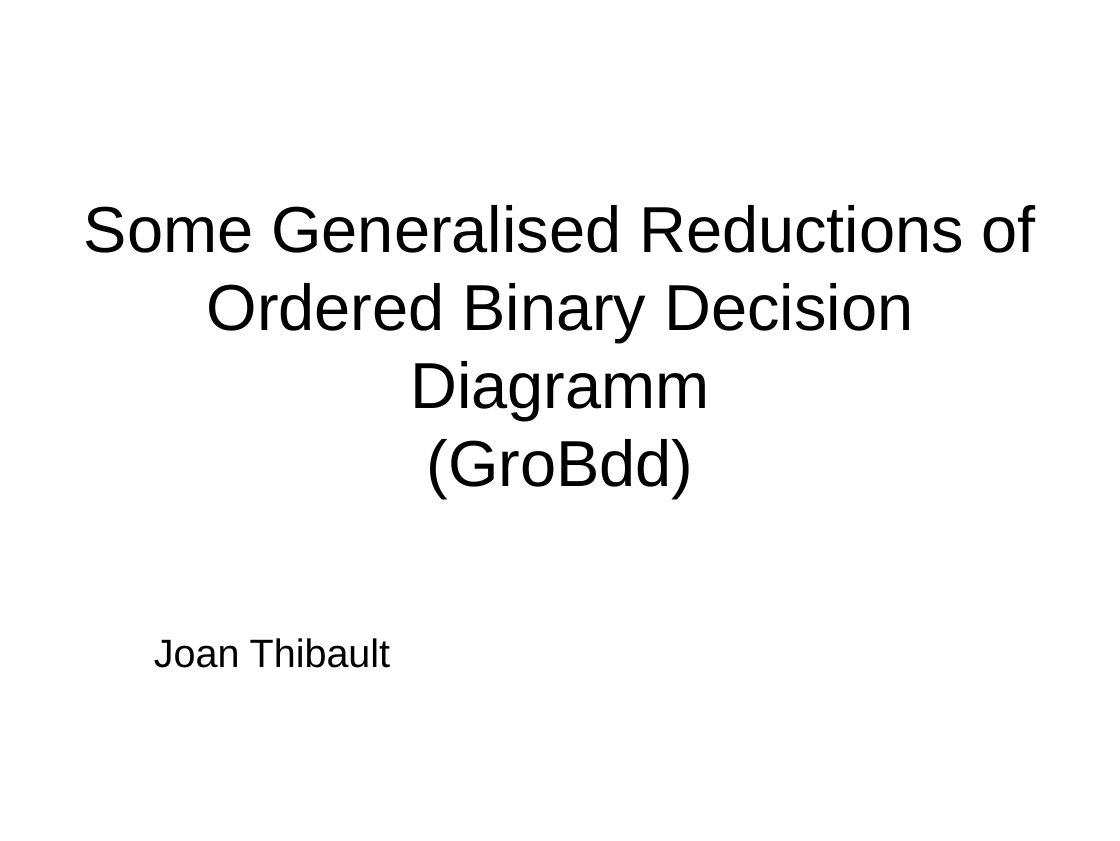
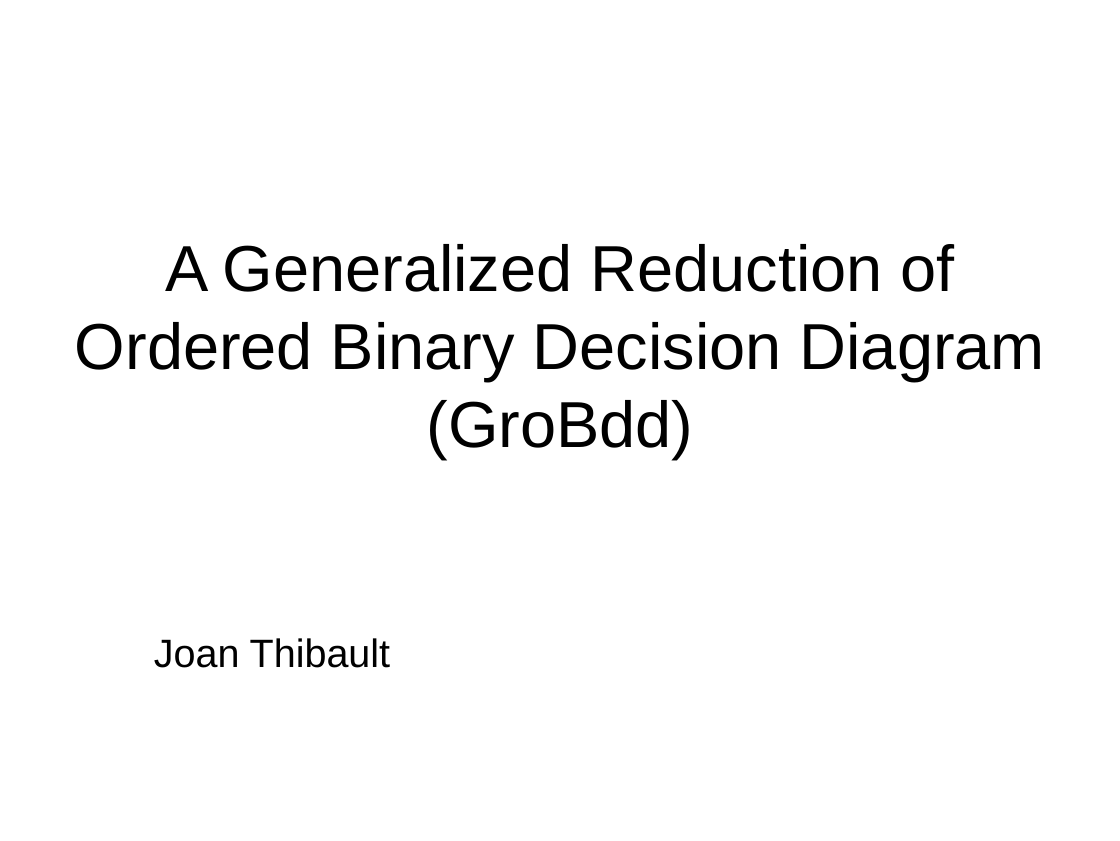
Before and after one commit to FenouilletLucas/DAGaml, a slide deck: slide 1 of doc/2017-04-06-odp/GroBdd's evolution.en.odp. Drawn at 1120x841 pixels with LibreOffice and Linux fonts; fonts in the diff are those of the drawing. Boxes give left, top, right and bottom in pixels: in the first picture for what was removed or moved away, otherwise in the second. Text is boxed around its words. In the diff, an @@ line names an element or a change of style, - is before the commit and + after.

```diff
--- a/doc/2017-04-06-odp/GroBdd's evolution.en.odp
+++ b/doc/2017-04-06-odp/GroBdd's evolution.en.odp
@@ title at [75, 244, 1045, 460]: text changed @@
-Some Generalised Reductions of Ordered Binary Decision Diagramm
-(GroBdd)
+A Generalized Reduction of Ordered Binary Decision Diagram
+(GroBdd)
```
Also in this commit, not shown: 1 slide added, 4 other files.
